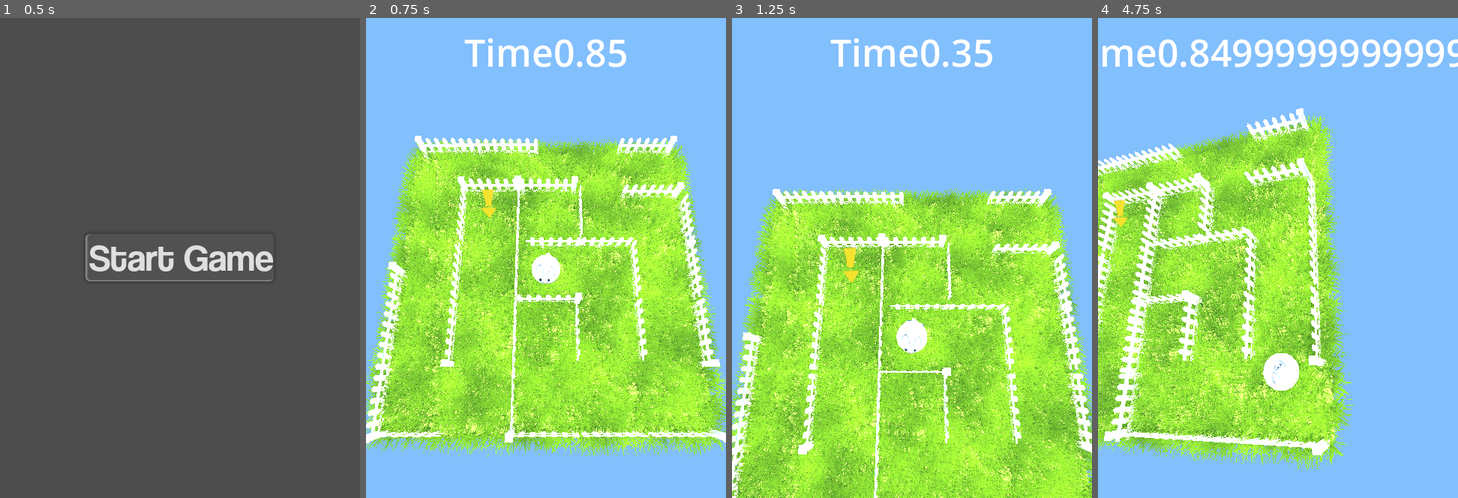
Above: before the commit, frames 1-4 (left to right).
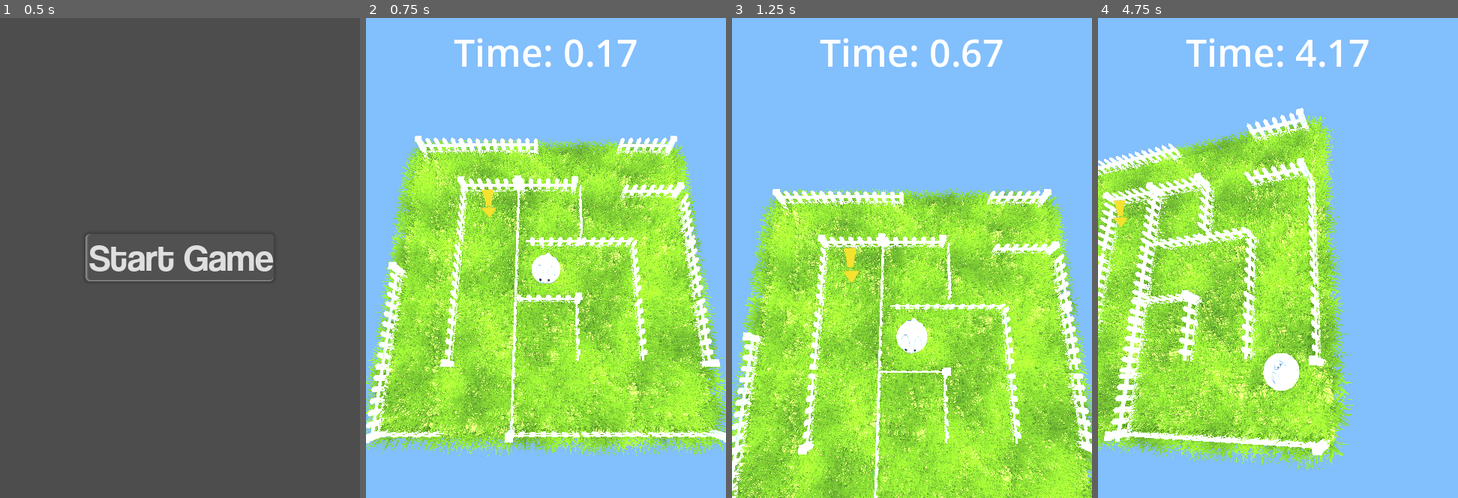
Above: after the commit, the same moments.

Repository: josephsmithberger/Xogot-Game-Jam
Game: Godot game, scene res://title screen/title_screen.tscn
Same seed, same stepped clock (60 frames per second), same inputs: the game is played once before the commit and once after it.
Inputs:
- Up to frame 1 (0.5 s): no input
- Up to frame 2 (0.75 s): click "Start Game" at 0.5 s
- Up to frame 3 (1.25 s): no input
- Up to frame 4 (4.75 s): hold D (rotate_right) 1.28-2.03 s; hold S (rotate_down) 2.03-2.78 s; hold D (rotate_right) 2.78-3.53 s; hold W (rotate_up) 3.53-4.28 s; hold A (rotate_left) from 4.28 s (still down)

Frame 1 is identical in both runs. In frame 2, 1.3% of the frame differs, in the area x 24-76%, y 4-11%; in frame 3, 1.2%; in frame 4, 2.8%, in the area x 1-100%, y 4-11%.

Commit message:
online leaderboard and time

Diff:
--- a/game/main/ball.gd
+++ b/game/main/ball.gd
@@ -12,4 +12,5 @@
 func _on_area_3d_area_entered(area: Area3D) -> void:
 	if area.name == "goal":
 		current_level += 1
+		area.monitoring = false
 		next_level.emit(current_level)
--- a/game/main/game_scene.tscn
+++ b/game/main/game_scene.tscn
@@ -1,7 +1,8 @@
-[gd_scene load_steps=12 format=3 uid="uid://crymb1w5o5t48"]
+[gd_scene load_steps=13 format=3 uid="uid://crymb1w5o5t48"]
 
 [ext_resource type="Script" uid="uid://bnfirqhdvtvdg" path="res://game/ui/ui_handler.gd" id="1_jy2p5"]
 [ext_resource type="Theme" uid="uid://caep2wqqn68ut" path="res://title screen/theme.tres" id="1_wglkj"]
+[ext_resource type="PackedScene" uid="uid://cmsmcnwlykeb2" path="res://game/ui/finished_level.tscn" id="3_d6r30"]
 [ext_resource type="Script" uid="uid://dq7qc3mufxxuu" path="res://game/main/camera.gd" id="3_yw0sb"]
 [ext_resource type="PackedScene" uid="uid://qgagaai6dy2q" path="res://game/main/bunny.glb" id="4_2ag7h"]
 [ext_resource type="Script" uid="uid://bqr7sx2wkf3kj" path="res://game/main/ball.gd" id="4_tb4mb"]
@@ -31,9 +32,6 @@
 [node name="Ui" type="CanvasLayer" parent="."]
 script = ExtResource("1_jy2p5")
 
-[node name="Timer" type="Timer" parent="Ui"]
-autostart = true
-
 [node name="Control" type="Control" parent="Ui"]
 layout_mode = 3
 anchors_preset = 15
@@ -55,6 +53,8 @@
 [node name="Label" type="Label" parent="Ui/Control/CenterContainer"]
 layout_mode = 2
 text = "Timer"
+
+[node name="finished_level" parent="Ui" instance=ExtResource("3_d6r30")]
 
 [node name="WorldEnvironment" type="WorldEnvironment" parent="."]
 environment = SubResource("Environment_i4fjr")
@@ -98,6 +98,7 @@
 shadow_opacity = 0.5
 shadow_blur = 1.42
 
-[connection signal="next_level" from="ball" to="LevelHandler" method="_on_ball_next_level"]
+[connection signal="next_level" from="ball" to="Ui" method="_on_ball_next_level"]
+[connection signal="next_level" from="ball" to="Ui/finished_level" method="_on_ball_next_level"]
 [connection signal="area_entered" from="ball/Area3D" to="ball" method="_on_area_3d_area_entered"]
 [connection signal="area_exited" from="ball/Area3D" to="ball" method="_on_area_3d_area_exited"]
--- a/game/main/level_handler.gd
+++ b/game/main/level_handler.gd
@@ -1,8 +1 @@
 extends Node3D
-
-
-
-
-func _on_ball_next_level(level: int) -> void:
-	print("Congrats! Onto level " + str(level) + "!")
-	get_child(0).process_mode = Node.PROCESS_MODE_DISABLED
--- /dev/null
+++ b/game/ui/finished_level.gd
@@ -0,0 +1,23 @@
+extends Control
+@onready var label : Label = $CenterContainer/VBoxContainer/Label
+var initial_text : String
+signal play_anim
+
+func _ready() -> void:
+	initial_text = label.text
+	hide()
+
+func finished_level(time:String):
+	label.text = initial_text + time + " seconds!"
+
+func _on_button_pressed() -> void:
+	anim()
+
+func anim():
+	hide()
+	modulate.a = 1.0
+	play_anim.emit()
+
+
+func _on_ball_next_level(level: int) -> void:
+	show()
--- /dev/null
+++ b/game/ui/finished_level.tscn
@@ -0,0 +1,79 @@
+[gd_scene load_steps=10 format=3 uid="uid://cmsmcnwlykeb2"]
+
+[ext_resource type="Shader" uid="uid://bug34o07qc1fy" path="res://game/ui/ui_focus.gdshader" id="1_4gwv0"]
+[ext_resource type="Theme" uid="uid://caep2wqqn68ut" path="res://title screen/theme.tres" id="1_p8x6u"]
+[ext_resource type="Shader" uid="uid://dljush0pfqg3b" path="res://game/ui/drop_shadow.gdshader" id="2_0g7m5"]
+[ext_resource type="Script" uid="uid://dehflmbor14fx" path="res://game/ui/finished_level.gd" id="2_1dns0"]
+[ext_resource type="Texture2D" uid="uid://cwaw3alhu167p" path="res://game/ui/border1.png" id="3_p8x6u"]
+[ext_resource type="Texture2D" uid="uid://cynjdlu06vhjk" path="res://game/ui/border2.png" id="4_1dns0"]
+
+[sub_resource type="ShaderMaterial" id="ShaderMaterial_uuye7"]
+shader = ExtResource("1_4gwv0")
+shader_parameter/lod = 1.76
+shader_parameter/mix_percentage = 0.45
+
+[sub_resource type="ShaderMaterial" id="ShaderMaterial_67f33"]
+shader = ExtResource("2_0g7m5")
+shader_parameter/shadow_offset = Vector2(4, -4)
+shader_parameter/shadow_color = Color(1, 1, 1, 0.831373)
+
+[sub_resource type="AnimatedTexture" id="AnimatedTexture_12geh"]
+frames = 2
+speed_scale = 2.0
+frame_0/texture = ExtResource("3_p8x6u")
+frame_1/texture = ExtResource("4_1dns0")
+frame_1/duration = 1.0
+
+[node name="finished_level" type="Control"]
+layout_mode = 3
+anchors_preset = 15
+anchor_right = 1.0
+anchor_bottom = 1.0
+grow_horizontal = 2
+grow_vertical = 2
+theme = ExtResource("1_p8x6u")
+script = ExtResource("2_1dns0")
+
+[node name="ColorRect" type="ColorRect" parent="."]
+material = SubResource("ShaderMaterial_uuye7")
+layout_mode = 1
+anchors_preset = 15
+anchor_right = 1.0
+anchor_bottom = 1.0
+grow_horizontal = 2
+grow_vertical = 2
+
+[node name="TextureRect" type="TextureRect" parent="."]
+material = SubResource("ShaderMaterial_67f33")
+layout_mode = 1
+anchors_preset = 15
+anchor_right = 1.0
+anchor_bottom = 1.0
+grow_horizontal = 2
+grow_vertical = 2
+texture = SubResource("AnimatedTexture_12geh")
+
+[node name="CenterContainer" type="CenterContainer" parent="."]
+layout_mode = 1
+anchors_preset = 15
+anchor_right = 1.0
+anchor_bottom = 1.0
+grow_horizontal = 2
+grow_vertical = 2
+
+[node name="VBoxContainer" type="VBoxContainer" parent="CenterContainer"]
+layout_mode = 2
+
+[node name="Label" type="Label" parent="CenterContainer/VBoxContainer"]
+layout_mode = 2
+theme_override_font_sizes/font_size = 25
+text = "You did it!
+You completed this level in
+"
+horizontal_alignment = 1
+
+[node name="Button" type="Button" parent="CenterContainer/VBoxContainer"]
+layout_mode = 2
+text = "Play Next Level"
+
+[connection signal="pressed" from="CenterContainer/VBoxContainer/Button" to="." method="_on_button_pressed"]
--- a/game/ui/ui_handler.gd
+++ b/game/ui/ui_handler.gd
@@ -1,7 +1,21 @@
 extends Node
-@onready var timer : Timer = $Timer
-@onready var label :Label = $Control/CenterContainer/Label
-@onready var finished_screen
+
+var elapsed_time: float = 0.0
+@onready var label: Label = $Control/CenterContainer/Label
+@onready var finished_screen: Control = $finished_level
+var counting:bool = true
+
+func _ready() -> void:
+	elapsed_time = 0.0
+	finished_screen.visible = false
 
 func _process(delta: float) -> void:
-	label.text = "Time" + str(timer.time_left)
+	if counting:
+		elapsed_time += delta
+		label.text = "Time: %.2f" % elapsed_time
+
+func _on_ball_next_level(level: int) -> void:
+	counting = false
+	finished_screen.finished_level("%.2f" % elapsed_time)
+	finished_screen.visible = true
+	elapsed_time = 0.0
Not shown, changed: game/levels/goal/Arrow1.png.import
Not shown, changed: game/levels/goal/Arrow2.png.import
Not shown, added: game/levels/goal/Arrow3.png.import
Not shown, changed: game/levels/goal/Arrow4.png.import
Not shown, removed: game/levels/level1/level1.obj
Not shown, removed: game/levels/level1/level1.obj.import
Not shown, changed: game/main/bunny__color.png.import
Not shown, changed: game/main/bunny__metallic-_roughness.png.import
Renamed: game/ui/Untitled_Artwork-1.png -> game/ui/border1.png
Not shown, changed: game/ui/border1.png.import
Renamed: game/ui/Untitled_Artwork-2.png -> game/ui/border2.png
Not shown, changed: game/ui/border2.png.import
(and 13 more such lines)
